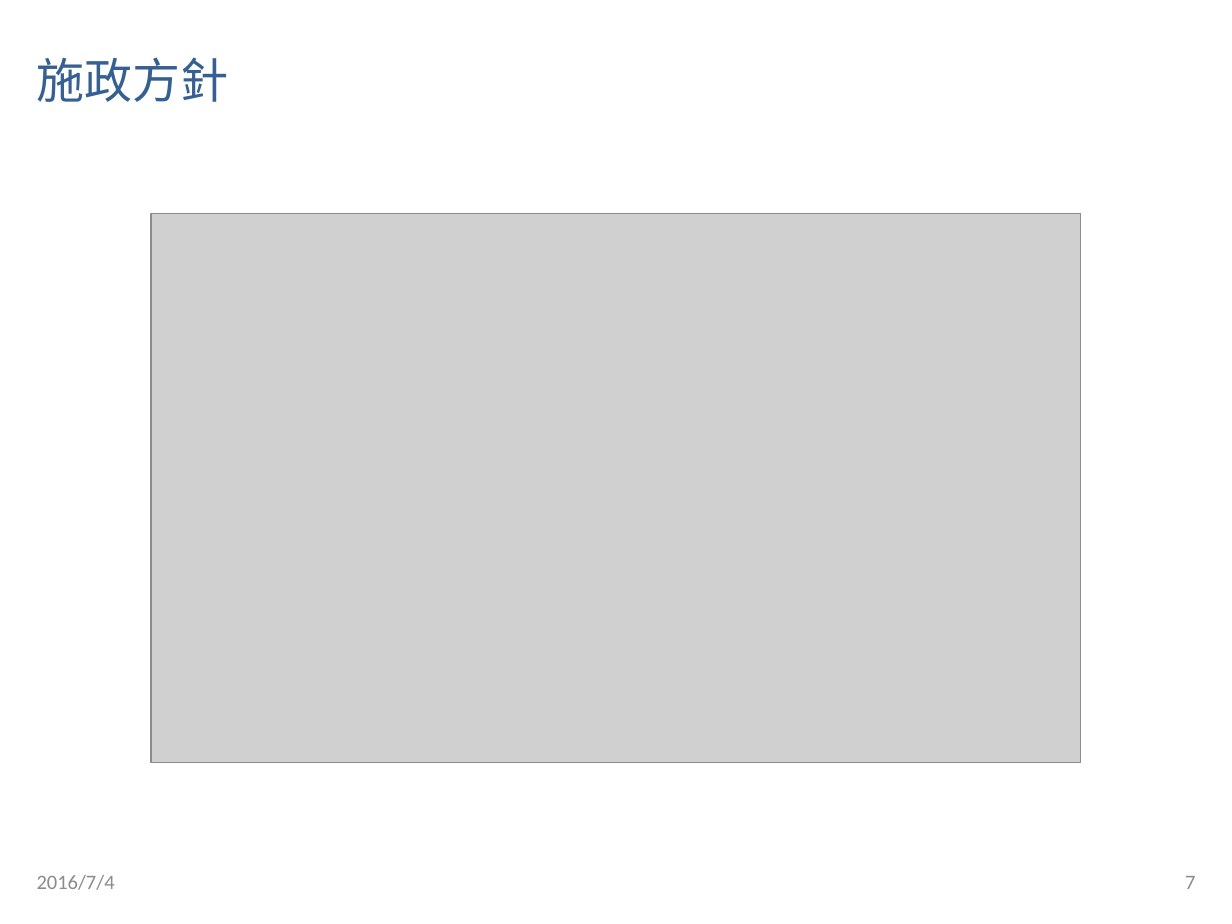
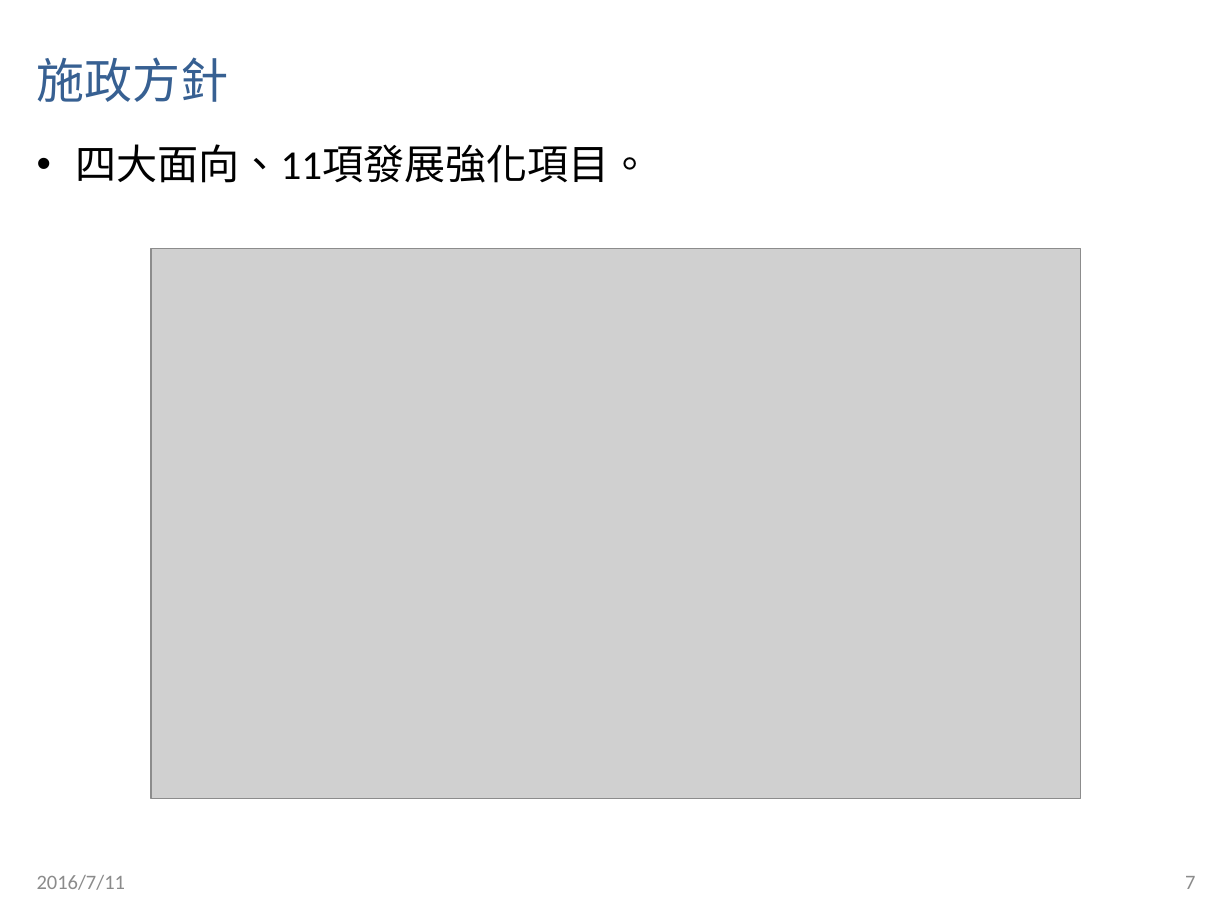
Before and after one commit to CpOuyang/custom, a slide deck: slide 7 of 20160712 - 金融科技白皮書(部會).pptx. Drawn at 1232x924 pixels with LibreOffice and Linux fonts; fonts in the diff are those of the drawing; grey boxes stand for pictures. Boxes give left, top, right and bottom in pixels: in the first picture for what was removed or moved away, otherwise in the second. Text is boxed around its words. In the diff, an @@ line names an element or a change of style, - is before the commit and + after.

```diff
--- a/20160712 - 金融科技白皮書(部會).pptx
+++ b/20160712 - 金融科技白皮書(部會).pptx
@@ text added at box(75, 144, 650, 183), 24 pt, text #000000 @@
+• 四大面向、11項發展強化項目。
@@ picture: place and size @@
-picture at box(152, 213, 1082, 763)
+picture at box(152, 249, 1082, 798)
@@ text at box(37, 875, 126, 890): text changed @@
-2016/7/4
+2016/7/11
```
Also in this commit, not shown: 29 other slides changed, 11 slides added, 2 slides removed.
